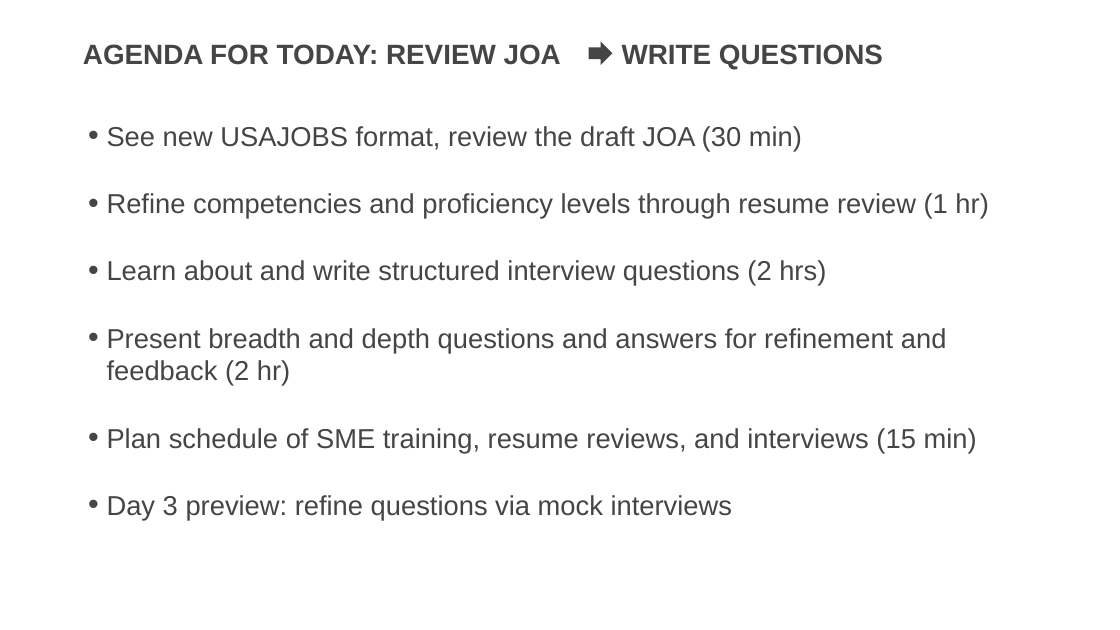
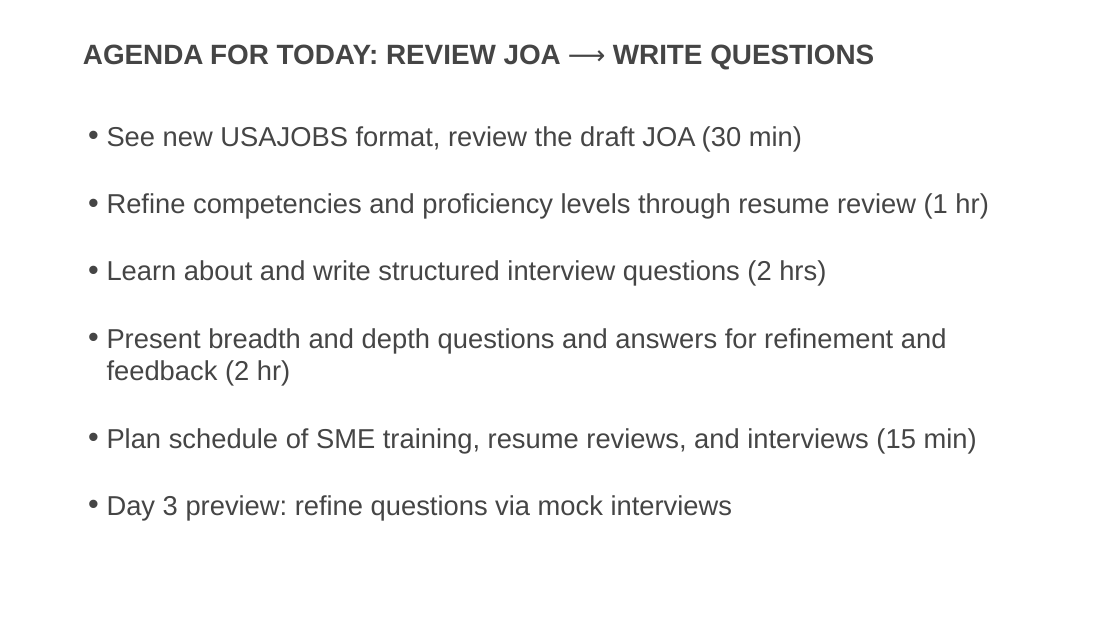
Before and after one commit to usds/SME-QA-Website, a slide deck: slide 21 of toolkit/job-analysis/job-analysis-presentation.pptx (slide 20 before the commit). Drawn at 1120x630 pixels with LibreOffice and Linux fonts; fonts in the diff are those of the drawing. Boxes give left, top, right and bottom in pixels: in the first picture for what was removed or moved away, otherwise in the second. Text is boxed around its words. In the diff, an @@ line names an element or a change of style, - is before the commit and + after.

```diff
--- a/toolkit/job-analysis/job-analysis-presentation.pptx
+++ b/toolkit/job-analysis/job-analysis-presentation.pptx
@@ title at (83,44,874,69): text changed @@
-AGENDA FOR TODAY: REVIEW JOA WRITE QUESTIONS
+AGENDA FOR TODAY: REVIEW JOA ⟶ WRITE QUESTIONS
@@ right arrow removed at (589,41,613,65) @@
```
Also in this commit, not shown: 5 other slides changed, 1 slide added.
